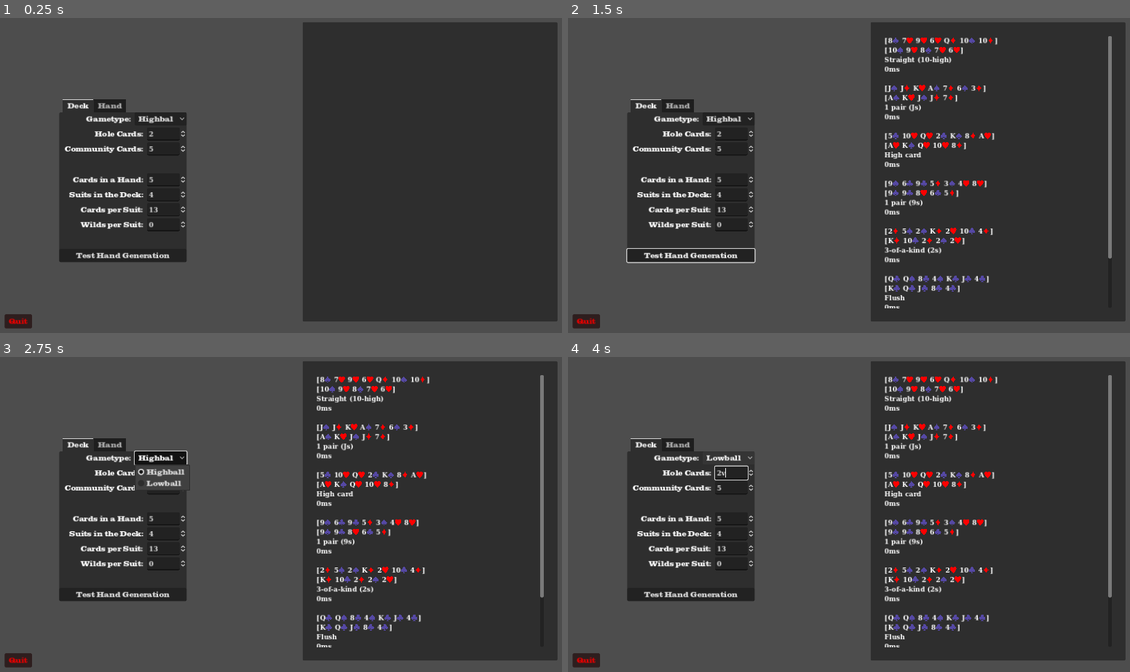
Above: before the commit, frames 1-4 (two rows, left to right).
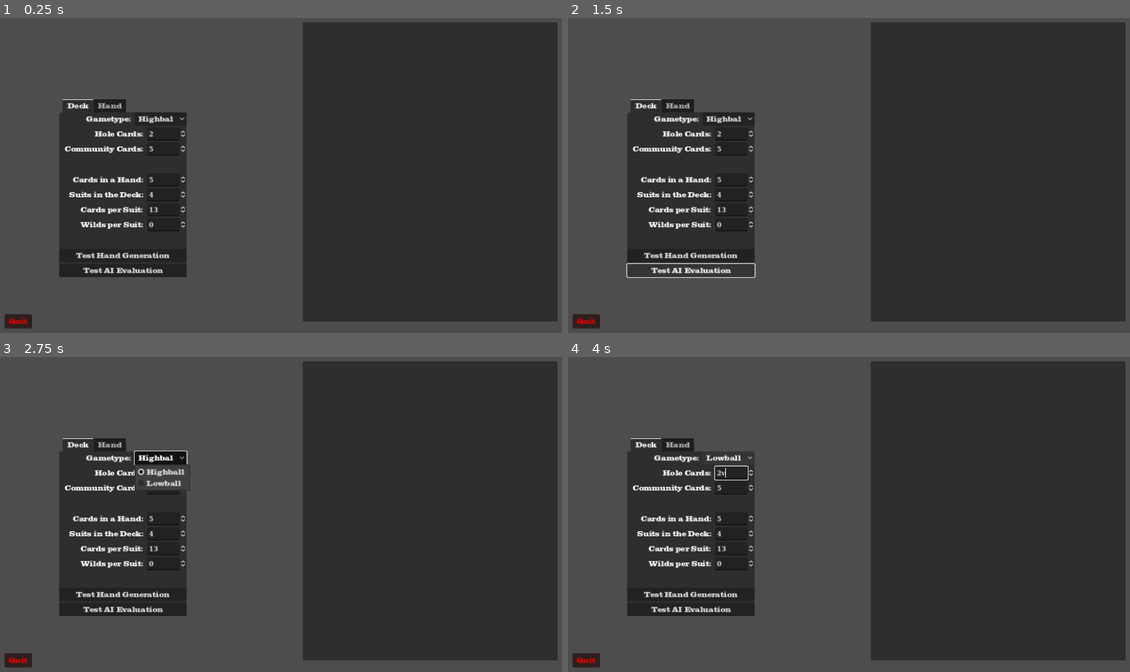
Above: after the commit, the same moments.

Repository: rwilson02/Poker-Party
Game: Godot game, scene res://scenes/debug/test_hands.tscn
Same seed, same stepped clock (60 frames per second), same inputs: the game is played once before the commit and once after it. This scene is started directly instead of the project's main scene.
Inputs (mouse positions are in pixels of both pictures, inside the frame that each line leads up to):
- Up to frame 1 (0.25 s): no input
- Up to frame 2 (1.5 s): click "Test Hand Generation" at 0.5 s; click (691, 270) at 1.25 s, where only the run after the commit has a clickable "Test AI Evaluation"
- Up to frame 3 (2.75 s): click "Highball" at 2 s
- Up to frame 4 (4 s): tap Enter (send_message) at 2.75 s; hold Up (ui_up) 2.78-3.53 s; hold B (bet_raise) 2.78-3.53 s; tap Space at 3.5 s; hold Down (ui_down) from 3.53 s (still down); tap V (check_call) at 3.6 s

The runs differ from the first frame. In frame 1, 1.0% of the frame differs, in the area x 10-34%, y 77-83%; in frame 2, 3.7%; in frame 3, 4.2%, in the area x 10-97%, y 5-93%; in frame 4, 4.2%.

Commit message:
all the ai stuff

Diff:
--- a/scenes/Gameplay.tscn
+++ b/scenes/Gameplay.tscn
@@ -400,6 +400,8 @@
 wait_time = 40.0
 one_shot = true
 
+[node name="AI" type="Node" parent="Betting"]
+
 [node name="Menus" type="Node" parent="."]
 script = ExtResource("6_jl3ny")
 
--- a/scenes/Lobby.tscn
+++ b/scenes/Lobby.tscn
@@ -394,6 +394,7 @@
 theme_override_styles/panel = SubResource("StyleBoxFlat_idn42")
 
 [node name="PreGame" type="HBoxContainer" parent="LobbyControls/Control"]
+visible = false
 layout_mode = 1
 anchors_preset = 8
 anchor_left = 0.5
@@ -445,7 +446,6 @@
 text = "Join Game"
 
 [node name="InGame" type="HBoxContainer" parent="LobbyControls/Control"]
-visible = false
 layout_mode = 1
 anchors_preset = 8
 anchor_left = 0.5
--- a/scenes/debug/test_hands.tscn
+++ b/scenes/debug/test_hands.tscn
@@ -149,6 +149,10 @@
 [node name="Generate" type="Button" parent="Config/Deck"]
 layout_mode = 2
 text = "Test Hand Generation"
+
+[node name="AIGenerate" type="Button" parent="Config/Deck"]
+layout_mode = 2
+text = "Test AI Evaluation"
 
 [node name="Hand" type="VBoxContainer" parent="Config"]
 visible = false
@@ -208,5 +212,6 @@
 
 [connection signal="tab_changed" from="Config" to="." method="on_tab_changed"]
 [connection signal="pressed" from="Config/Deck/Generate" to="." method="do_generation_test"]
+[connection signal="pressed" from="Config/Deck/AIGenerate" to="." method="do_ai_test"]
 [connection signal="pressed" from="Config/Hand/TestHand" to="." method="do_hand_test"]
 [connection signal="pressed" from="Button" to="." method="on_quit"]
--- /dev/null
+++ b/scripts/ai.gd
@@ -0,0 +1,220 @@
+class_name PokerPartyAI
+extends Node
+
+signal answered(option: String, value: int)
+signal done
+
+const MIN_THINK_TIME = 7.5
+const ANSWER_MARGIN = 3.0
+const MAX_MONTE_CARLO_TESTS = 5000
+const AVERAGE_SCORES = [0, 0, 0, 0, 46.8, 61.7, 85.0]
+
+var player_info = {
+	"name": "Player",
+	"cards": [],
+	"chips": 0,
+	"current_bet": 0,
+	"awaiting": false,
+
+	"icon": 0,
+	"color": Color.BLACK
+}
+var think_timer: Timer
+var keep_thinking: bool
+var combo_base: Array
+var remaining_cards: Array
+
+var thread_BF: Thread
+var thread_MC: Thread
+var sem_MC: Semaphore
+var sem_BF: Semaphore
+var mutex: Mutex
+var run_threads = true
+var result = [0, 0]
+
+var optimism: float
+
+func setup():
+	player_info.name = "AI Player"
+	optimism = randf()
+
+	think_timer = Timer.new()
+	think_timer.timeout.connect(answer)
+	add_child(think_timer)
+
+	thread_BF = Thread.new()
+	thread_MC = Thread.new()
+	sem_MC = Semaphore.new()
+	sem_BF = Semaphore.new()
+	mutex = Mutex.new()
+
+	thread_BF.start(think_brute_force)
+	thread_MC.start(think_monte_carlo)
+
+	done.connect(answer)
+
+func think():
+	keep_thinking = true
+	think_timer.start(get_think_time())
+
+	var all_cards = range(Rules.get_deck_size())
+	for i in (Rules.RULES.SUITS * Rules.RULES.WILDS):
+		all_cards.append(Rules.FREE_WILD)
+	var comm_cards = Netgame.game_state.comm_cards
+	combo_base = player_info.cards.duplicate()
+	combo_base.append_array(comm_cards)
+	remaining_cards = array_subtract(all_cards, combo_base)
+	var cards_to_guess = Rules.RULES.COMM_CARDS - comm_cards.size()
+
+	var combinations = 1
+	for n in range(remaining_cards.size(), remaining_cards.size() - cards_to_guess, -1):
+		combinations *= n
+	for n in (cards_to_guess + 1):
+		combinations /= 1
+
+	if combinations >= MAX_MONTE_CARLO_TESTS:
+		print("Running Monte Carlo simulation...")
+		sem_MC.post()
+	else:
+		print("Running brute force algorithm...")
+		sem_BF.post()
+
+func answer():
+	think_timer.stop()
+
+	mutex.lock()
+	keep_thinking = false
+	mutex.unlock()
+	# ↕ Need to be separate?
+	await get_tree().create_timer(0.5).timeout
+	mutex.lock()
+	var thread_result = result
+	mutex.unlock()
+
+	var cards_guessed = Rules.RULES.COMM_CARDS - Netgame.game_state.comm_cards.size()
+	var certainty = clampf((5 - cards_guessed) / 3.0, 0, 1)
+
+	# If thread found better average score than overall average
+	if thread_result[0] > AVERAGE_SCORES[Rules.RULES.CARDS_PER_HAND]:
+		var a = thread_result[0] / thread_result[1] # average score / max score
+		var b = inverse_lerp(a, thread_result[1], thread_result[0]) # find place between ovr.avg and max
+
+		if randf() * certainty < optimism:
+			var value = maxi(
+				snappedi(Netgame.game_state.pot * b, 5),
+				Rules.RULES.MIN_BET
+			)
+			answered.emit("RAISE", value)
+		else:
+			answered.emit("CALL", 0)
+	else:
+		if randf() * certainty < optimism:
+			answered.emit("CALL", 0)
+		else:
+			answered.emit("FOLD", 0)
+
+func get_think_time():
+	var max_move_time = Rules.RULES.SPEED - ANSWER_MARGIN
+	var estimated_think_time = MIN_THINK_TIME
+	for change in Rules.RULES.CURRENT_CHANGES:
+		if change.ends_with("UP"):
+			estimated_think_time += 1.5
+		else:
+			estimated_think_time += 0.5
+
+	return minf(max_move_time, estimated_think_time)
+
+func think_brute_force():
+	while run_threads:
+		sem_BF.wait()
+
+		var avg_score = 0.0
+		var max_score = 0.0
+		var combos_evaluated = 0
+		var cards_to_guess = Rules.RULES.COMM_CARDS - Netgame.game_state.comm_cards.size()
+		var card_tests = range(cards_to_guess)
+
+		while keep_thinking and card_tests[0] <= (remaining_cards.size() - cards_to_guess):
+			var trial_combo = combo_base.duplicate()
+			for idx in card_tests:
+				trial_combo.append(remaining_cards[idx])
+			var combo_score = evaluate(Hand.get_best_hand(trial_combo))
+
+			avg_score = (combo_score + combos_evaluated * avg_score) / (combos_evaluated + 1)
+			max_score = maxf(max_score, combo_score)
+			combos_evaluated += 1
+			print("#%d: %s: %.4f (%.4f)" % [combos_evaluated, trial_combo, combo_score, avg_score])
+
+			card_tests[-1] += 1
+			for i in range(-1, -cards_to_guess, -1):
+				if card_tests[i] % (remaining_cards.size() + i + 1) == 0:
+					card_tests[i - 1] += 1
+					for j in range(i, 0):
+						card_tests[j] = card_tests[j - 1] + 1
+
+		mutex.lock()
+		result = [avg_score, max_score]
+		mutex.unlock()
+
+		print("Brute Force complete")
+		print(str(result))
+		call_thread_safe("emit_signal", "done")
+
+func think_monte_carlo():
+	while run_threads:
+		sem_MC.wait()
+
+		var avg_score = 0.0
+		var max_score = 0.0
+		var combos_evaluated = 0
+		var idx = 0
+		var cards_to_guess = Rules.RULES.COMM_CARDS - Netgame.game_state.comm_cards.size()
+		remaining_cards.shuffle()
+
+		while keep_thinking and combos_evaluated < MAX_MONTE_CARLO_TESTS:
+			if idx + cards_to_guess > remaining_cards.size():
+				idx = 0
+				remaining_cards.shuffle()
+			var extras = remaining_cards.slice(idx, idx + cards_to_guess)
+
+			var combo = combo_base.duplicate()
+			combo.append_array(extras)
+			var combo_score = evaluate(Hand.get_best_hand(combo))
+
+			avg_score = (combo_score + combos_evaluated * avg_score) / (combos_evaluated + 1)
+			max_score = maxf(max_score, combo_score)
+			combos_evaluated += 1
+			print("#%d: %s: %.4f (%.4f)" % [combos_evaluated, combo, combo_score, avg_score])
+
+			idx += cards_to_guess
+
+		mutex.lock()
+		result = [avg_score, max_score]
+		mutex.unlock()
+
+		print("Performed %d Monte Carlo iterations" % combos_evaluated)
+		print(str(result))
+		call_thread_safe("emit_signal", "done")
+
+func array_subtract(A: Array, B: Array):
+	var AA = A.duplicate()
+	for b in B:
+		AA.erase(b)
+	return AA
+
+func evaluate(hand: Hand):
+	var score: float = Rules.RULES.HAND_RANKS[hand.rank]
+	for i in hand.cards.size():
+		score += float(Rules.get_value(hand.cards[i])) / (i + 1)
+	return score
+
+func _exit_tree():
+	mutex.lock()
+	run_threads = false
+	mutex.unlock()
+
+	sem_BF.post()
+	thread_BF.wait_to_finish()
+
+	sem_MC.post()
+	thread_MC.wait_to_finish()
--- a/scripts/debug/hand_generation.gd
+++ b/scripts/debug/hand_generation.gd
@@ -19,13 +19,12 @@
 	output_box.clear()
 	set_rules()
 
-	var deck = range(0, Rules.get_deck_size())
+	var deck = range(Rules.get_deck_size())
 	for i in Rules.RULES.SUITS * Rules.RULES.WILDS:
 		deck.append(Rules.FREE_WILD)
 	deck.shuffle()
 	var pull = Rules.RULES.HOLE_CARDS + Rules.RULES.COMM_CARDS
 
-	var current_line = 0
 	while deck.size() >= pull:
 		var start_time = Time.get_ticks_msec()
 
@@ -42,7 +41,6 @@
 			output_box.append_text(best_hand.get_name() + "\n")
 			output_box.append_text(("%dms" % end_time) + "\n\n")
 	#		output_box.grab_focus()
-			current_line += 5
 		else:
 			output_box.append_text("Error (Not enough cards to make a hand)")
 
@@ -84,6 +82,38 @@
 
 	Rules.reset(true)
 
+func do_ai_test():
+	output_box.clear()
+	set_rules()
+
+	var AI = load("res://scripts/ai.gd")
+	var ai_node = Node.new()
+	ai_node.set_script(AI)
+	add_child(ai_node)
+	ai_node.setup()
+
+	var deck = range(Rules.get_deck_size())
+	for i in Rules.RULES.SUITS * Rules.RULES.WILDS:
+		deck.append(Rules.FREE_WILD)
+	deck.shuffle()
+	ai_node.player_info.cards = deck.slice(0, Rules.RULES.HOLE_CARDS)
+	Netgame.game_state.comm_cards = deck.slice(Rules.RULES.HOLE_CARDS, Rules.RULES.CARDS_PER_HAND)
+	deck = deck.slice(Rules.RULES.CARDS_PER_HAND)
+
+	var start_time = Time.get_ticks_msec()
+	ai_node.think()
+	var result = await ai_node.answered
+	var end_time = Time.get_ticks_msec() - start_time
+
+	output_box.append_text("AI returns in %dms\n" % end_time)
+	output_box.append_text("%s: %d" % result)
+	output_box.append_text("\n")
+
+	ai_node.queue_free()
+	await get_tree().process_frame
+	await get_tree().process_frame
+	Rules.reset(true)
+
 func set_rules():
 	Rules.set_rule("BALL", 1 - game_selection.get_selected_id())
 	Rules.set_rule("SUITS", suit_selection.text.to_int())
--- a/scripts/gameplay/gameplay_betting.gd
+++ b/scripts/gameplay/gameplay_betting.gd
@@ -21,6 +21,8 @@
 @onready var bet_bar_timer = bet_bar.get_node("ProgressBar")
 @onready var timer = $Timer
 
+@onready var ai_wrangler = $AI
+
 var initial_bettor_index = 0
 var bet_to_match = 0
 var awaiting_player
@@ -51,7 +53,15 @@
 		if awaiting_player not in Netgame.game_state.folded_players:
 #			prints("paging", awaiting_player)
 			Netgame.players[awaiting_player].awaiting = true
-			get_bet_option.rpc_id(awaiting_player, 0)
+
+			if awaiting_player > 0:
+				get_bet_option.rpc_id(awaiting_player, 0)
+			else:
+				var awaiting_ai = ai_wrangler.get_child(absi(awaiting_player))
+				awaiting_ai.think()
+				var result = await  awaiting_ai.answered
+				send_option.rpc_id(1, result[0], result[1])
+
 			got_bet = await input_received
 			Netgame.players[awaiting_player].awaiting = false
 
--- a/scripts/hand.gd
+++ b/scripts/hand.gd
@@ -36,8 +36,9 @@
 		is_flush = false
 
 	if not is_straight.is_empty():
-		for i in is_straight.filter(func(c): return c & Rules.WILD):
-			set_wild(i)
+		for i in is_straight: #.filter(func(c): return c & Rules.WILD):
+			if (i & Rules.WILD):
+				set_wild(i)
 
 	# Lowball poker ignores flushes and straights except in the case of wheels
 	if Rules.RULES.BALL == -1:
@@ -88,7 +89,7 @@
 					wild_count -= 1
 	runs.sort_custom(func(a,b): return a[0] > b[0])
 
-	assert(runs.all(func(c): return c[0] <= self.cards.size()))
+	#assert(runs.all(func(c): return c[0] <= self.cards.size()))
 
 	self.cards.sort_custom(value_sort)
 	match [not is_straight.is_empty(), is_flush]:
@@ -114,7 +115,8 @@
 						2: self.rank = "1P"
 				2:
 					var groups = [runs[1][0], runs[0][0]]
-					groups.sort_custom(func(a,b): return a > b)
+					#groups.sort_custom(func(a,b): return a > b)
+					groups.sort()
 					self.kickerA = runs[1][1] if runs[1][0] == groups[0] else runs[0][1]
 					self.kickerB = runs[0][1] if self.kickerA == runs[1][1] else runs[1][1]
 					match groups:
@@ -392,11 +394,13 @@
 
 static func get_best_hand(given_cards: Array):
 	var best_hand: Hand = Hand.new([])
+	var test_hand: Hand = Hand.new([])
 	var possible_hands = get_combinations(given_cards, Rules.RULES.CARDS_PER_HAND)
 
 	for hand in possible_hands:
-		var new_hand = Hand.new(hand)
-		best_hand = new_hand if Hand.sort(new_hand, best_hand) else best_hand
+		test_hand.cards = hand
+		test_hand.classify()
+		best_hand = test_hand if Hand.sort(test_hand, best_hand) else best_hand
 
 	return best_hand
 
--- a/scripts/rules.gd
+++ b/scripts/rules.gd
@@ -10,6 +10,7 @@
 	Color.GOLDENROD, Color.GOLDENROD]
 
 var regex
+var num_ai = 0
 
 func _ready():
 	regex = RegEx.new()
